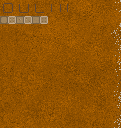
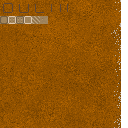
Layers edited between the first and the second 128px x 128px image:
hid "darks", opacity 54% → 71% over [0, 16, 48, 24]
"lines": opacity 76% → 79%, painted on it over [0, 16, 48, 24]
"bolts": opacity 44% → 37%, painted on it over [1, 16, 46, 24]
